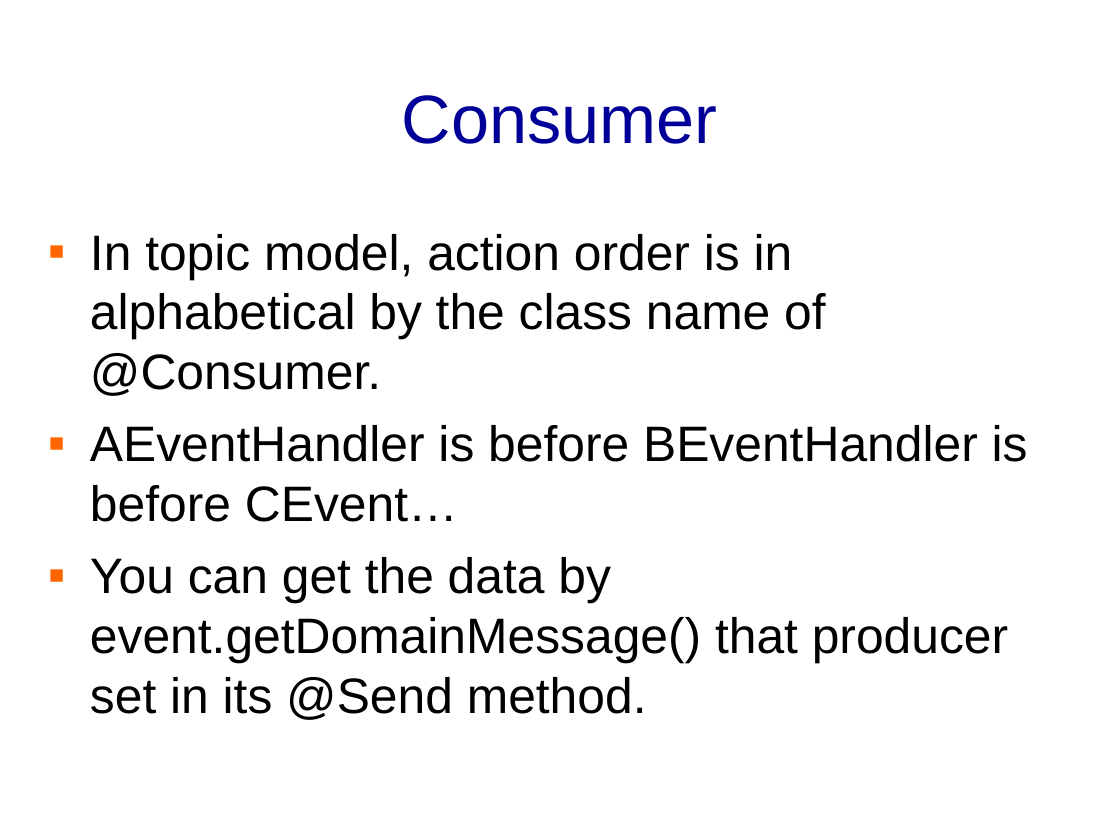
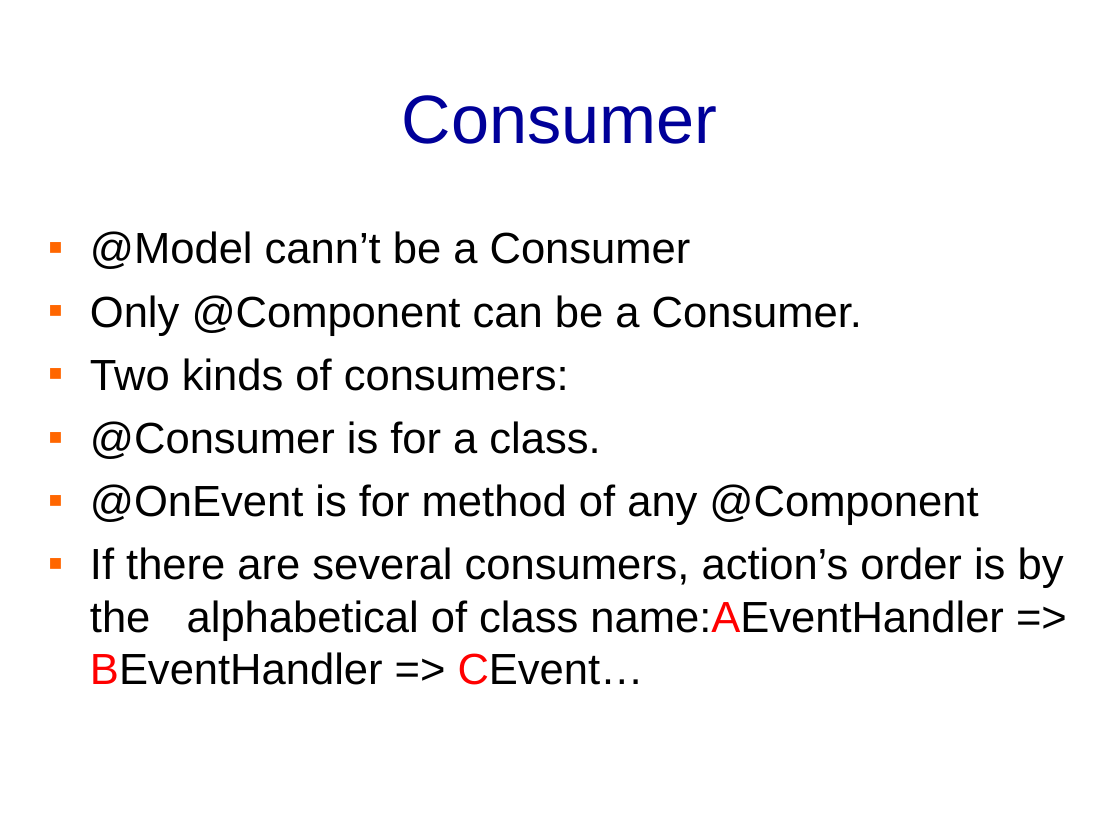
Before and after one commit to banq/jdonframework, a slide deck: slide 25 of doc/english/JdonFramework.ppt (slide 22 before the commit). Drawn at 1120x840 pixels with LibreOffice and Linux fonts; fonts in the diff are those of the drawing; background and template pictures are left out. Boxes give left, top, right and bottom in pixels: in the first picture for what was removed or moved away, otherwise in the second. Text is boxed around its words. In the diff, an @@ line names an element or a change of style, - is before the commit and + after.

```diff
--- a/doc/english/JdonFramework.ppt
+++ b/doc/english/JdonFramework.ppt
@@ text at box(90, 231, 1064, 685): text changed; size 32 to 28 pt @@
-▪ In topic model, action order is in alphabetical by the class name of @Consumer.
-▪ AEventHandler is before BEventHandler is before CEvent…
-▪ You can get the data by event.getDomainMessage() that producer set in its @Send method.
+▪ @Model cann’t be a Consumer
+▪ Only @Component can be a Consumer.
+▪ Two kinds of consumers:
+▪ @Consumer is for a class.
+▪ @OnEvent is for method of any @Component
+▪ If there are several consumers, action’s order is by the alphabetical of class name:AEventHandler => BEventHandler => CEvent…
```
Also in this commit, not shown: 22 other slides changed, 8 slides added, 17 slides removed, 2 other files.
